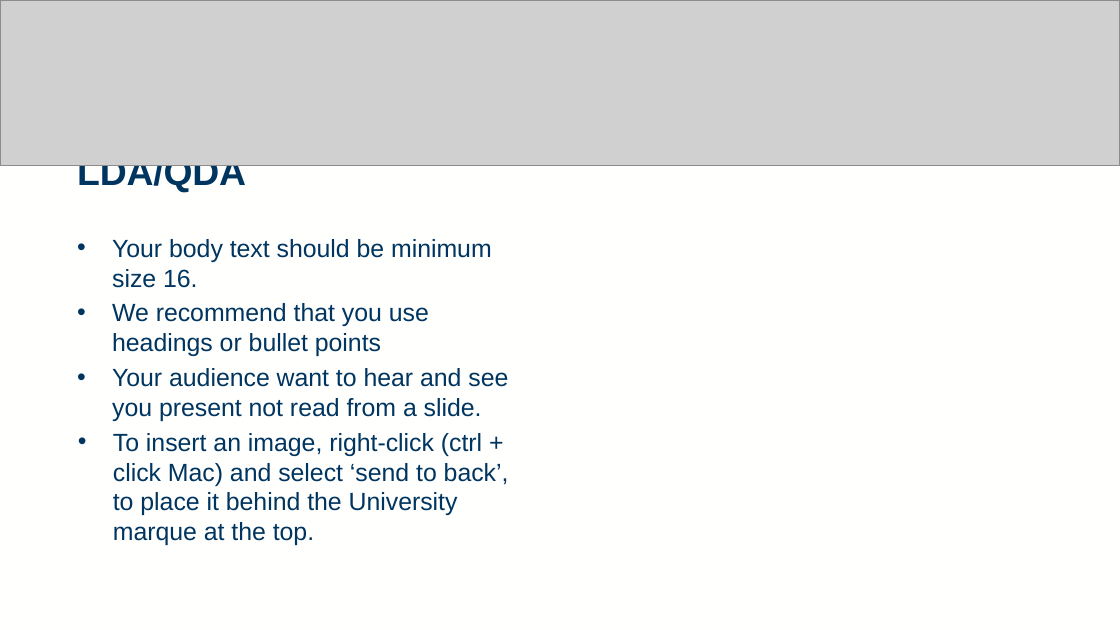
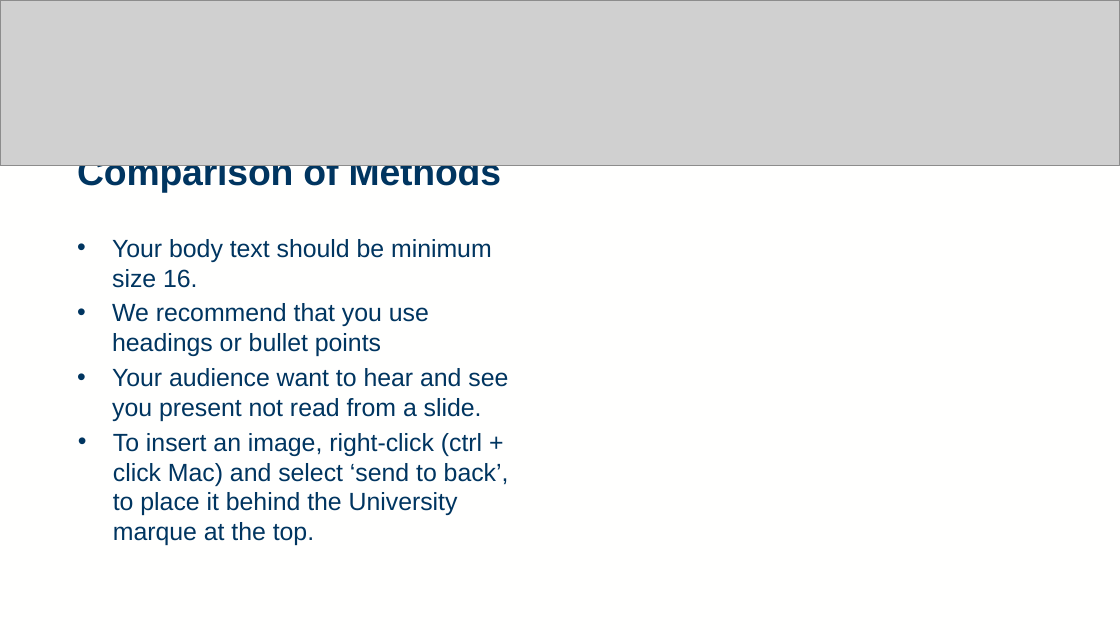
Before and after one commit to rtedwards/ARDS-classification, a slide deck: slide 11 of viva/viva_2416963E.pptx (slide 6 before the commit). Drawn at 1120x630 pixels with LibreOffice and Linux fonts; fonts in the diff are those of the drawing; grey boxes stand for pictures. Boxes give left, top, right and bottom in pixels: in the first picture for what was removed or moved away, otherwise in the second. Text is boxed around its words. In the diff, an @@ line names an element or a change of style, - is before the commit and + after.

```diff
--- a/viva/viva_2416963E.pptx
+++ b/viva/viva_2416963E.pptx
@@ title at (x1=77, y1=165, x2=501, y2=192): text changed @@
-LDA/QDA
+Comparison of Methods
```
Also in this commit, not shown: 3 slides added.
